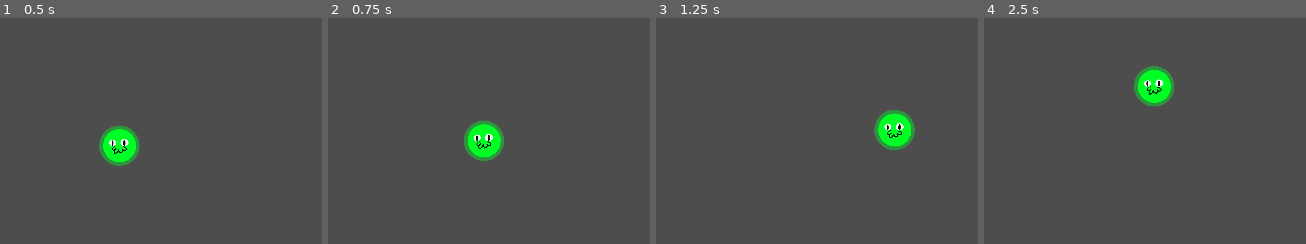
Above: before the commit, frames 1-4 (left to right).
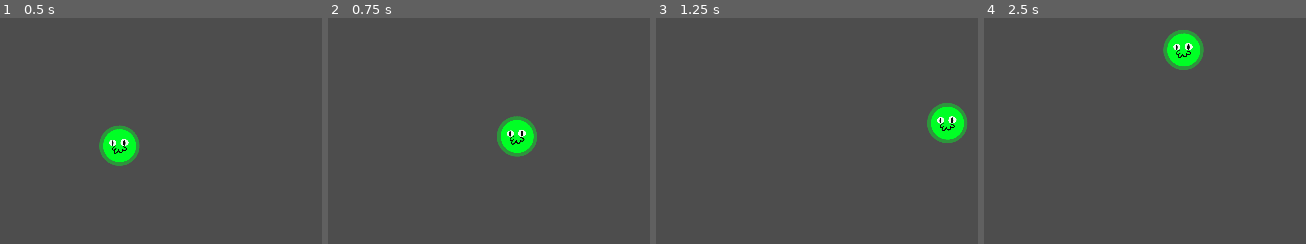
Above: after the commit, the same moments.

Repository: QuantumForgeGames/cellular-conquest
Game: Godot game, scene res://scripts/levels/world.tscn
The game is run twice, just before and just after one commit, with the same random seed, the same clock (stepped at 60 frames per second) and the same inputs.
Inputs (mouse positions are in pixels of both pictures, inside the frame that each line leads up to):
- Up to frame 1 (0.5 s): no input
- Up to frame 2 (0.75 s): move the mouse to (627, 121) at 0.52 s; tap W (dash, bound only after the commit) at 0.6 s
- Up to frame 3 (1.25 s): no input
- Up to frame 4 (2.5 s): move the mouse to (outside the picture) at 1.27 s; tap W (dash, bound only after the commit) at 1.35, 2.1 s; move the mouse to (1190, 45) at 2.02 s

Frame 1 is identical in both runs. In frame 2, 3.3% of the frame differs, in the area x 42-65%, y 43-64%; in frame 3, 3.5%, in the area x 67-97%, y 37-59%; in frame 4, 3.5%.

Commit message:
add basic dash

Diff:
--- a/project.godot
+++ b/project.godot
@@ -21,6 +21,19 @@
 window/size/viewport_height=1080
 window/stretch/mode="canvas_items"
 
+[input]
+
+shoot={
+"deadzone": 0.5,
+"events": [Object(InputEventKey,"resource_local_to_scene":false,"resource_name":"","device":-1,"window_id":0,"alt_pressed":false,"shift_pressed":false,"ctrl_pressed":false,"meta_pressed":false,"pressed":false,"keycode":0,"physical_keycode":81,"key_label":0,"unicode":113,"echo":false,"script":null)
+]
+}
+dash={
+"deadzone": 0.5,
+"events": [Object(InputEventKey,"resource_local_to_scene":false,"resource_name":"","device":-1,"window_id":0,"alt_pressed":false,"shift_pressed":false,"ctrl_pressed":false,"meta_pressed":false,"pressed":false,"keycode":0,"physical_keycode":87,"key_label":0,"unicode":119,"echo":false,"script":null)
+]
+}
+
 [rendering]
 
 renderer/rendering_method="gl_compatibility"
--- a/scripts/entities/player.gd
+++ b/scripts/entities/player.gd
@@ -1,8 +1,31 @@
 extends CharacterBody2D
 
+# Basic controller
 @export var MAX_SPEED := 400.
 @export var MAX_MOUSE_DIST := 100.
 
-func _physics_process(delta: float) -> void:
-	velocity = MAX_SPEED * (get_global_mouse_position() - global_position).limit_length(MAX_MOUSE_DIST) / MAX_MOUSE_DIST
+# Dash ability
+@export var DASH_SPEED := 1000.
+@export var DASH_DURATION := 0.3
+@export var DASH_DEADZONE := 10 # in pixels
+
+var dash_direction := Vector2.ZERO
+var is_dashing: bool = false
+
+func _physics_process(_delta: float) -> void:
+	if is_dashing:
+		velocity = DASH_SPEED * dash_direction
+	else:
+		velocity = MAX_SPEED * (get_global_mouse_position() - global_position).limit_length(MAX_MOUSE_DIST) / MAX_MOUSE_DIST
+
 	move_and_slide()
+
+func _input(_event: InputEvent) -> void:
+	if not is_dashing and Input.is_action_just_pressed("dash"):
+		is_dashing = true
+		var dir = (get_global_mouse_position() - global_position)
+		dash_direction = (dir.normalized()) if (dir.length() > DASH_DEADZONE) else Vector2.ZERO
+		get_tree().create_timer(DASH_DURATION).timeout.connect(toggle_dash)
+
+func toggle_dash():
+	is_dashing = not is_dashing
